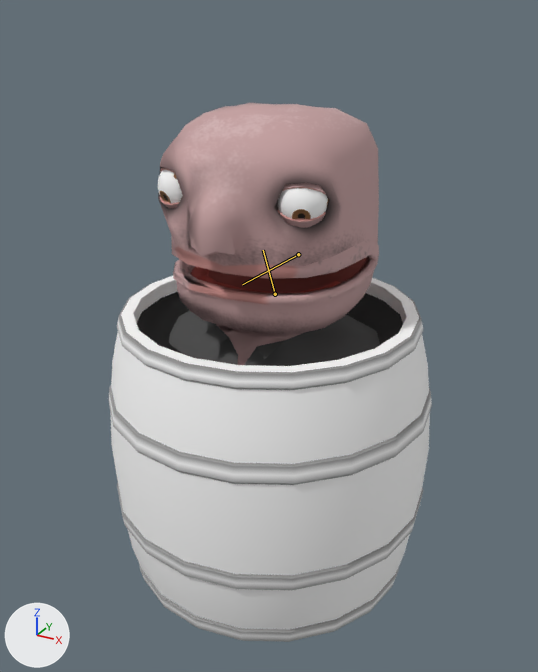
What one commit did to the FBX model ggj-2023/Assets/Models/Characters/Pirate.fbx.
One viewpoint serves both versions: a camera (50 mm lens) standing at (1.14, -2.079, 1.932) and looking at (0.005, -0.015, 0.9). The axes (+X, +Y, +Z) are drawn at lower left. The lights are the same throughout. Both versions are drawn at frame 84 of the action 'Take 001'; the numbers are the values there. The bones that change are drawn over the model as lines.

Objects in the first picture: 'Clothes', 'Gums_Lower', 'Head_Base', 'barrel', 'eye_L', 'eye_L_Lid_Upper', 'eye_L_Lid_Upper3', 'eye_R', 'eye_R_Lid_Lower', 'eye_R_Lid_Lower1'.
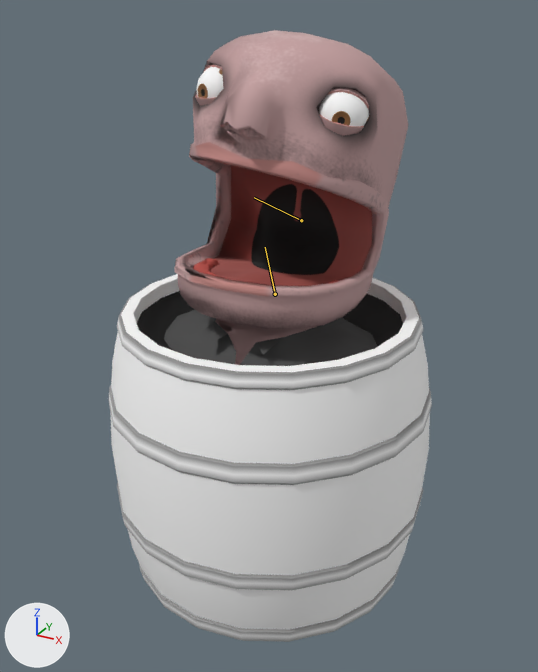
The change in detail:
Bone 'LowerJaw' (bone_lowerjaw) turns from (0, 0, 0) to (0, 0, -4) degrees about its own x, y and z.
Bone 'Head' (bone_head) moves from (0.0, 0.0, 0.0) to (13.4, 0.3, 0.0).
Bone 'Head' (bone_head) turns from (0, 0, 0) to (2, -6, -18) degrees about its own x, y and z.

Pixel boxes [x1, y1, x2, y2] of what changed, in the pictures (538 x 672 px):
'Head_Base', posed (28% taller)
    before: [158, 103, 379, 365]
    after: [175, 30, 408, 365]
'Clothes', posed
    before: [169, 311, 380, 366]
    after: [164, 310, 378, 366]
'eye_L', posed (9% taller)
    before: [277, 188, 329, 219]
    after: [319, 92, 369, 126]
'eye_R', posed
    before: [158, 170, 183, 203]
    after: [197, 67, 223, 98]
'Gums_Lower', posed
    before: [191, 267, 341, 293]
    after: [193, 258, 339, 284]
'eye_L_Lid_Upper', posed
    before: [283, 183, 326, 195]
    after: [327, 88, 369, 110]
'eye_R_Lid_Lower', posed
    before: [160, 197, 179, 208]
    after: [195, 94, 216, 106]
'eye_L_Lid_Upper3', posed
    before: [160, 167, 175, 173]
    after: [204, 64, 222, 71]
bone 'LowerJaw', root to tip
    before: (275, 294) to (263, 250)
    after: (275, 294) to (265, 247)
bone 'Head', root to tip
    before: (298, 254) to (242, 284)
    after: (301, 220) to (254, 197)
